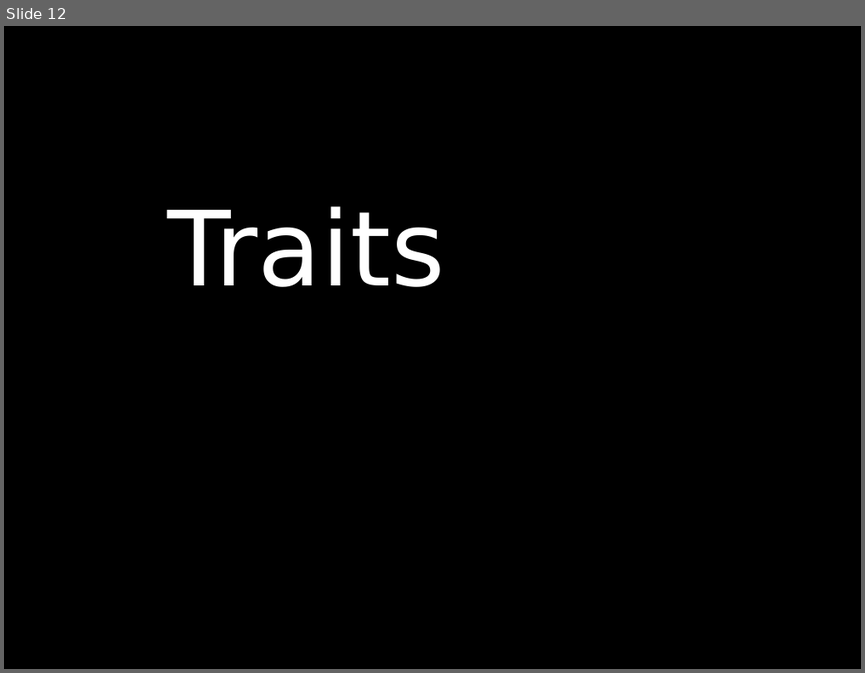
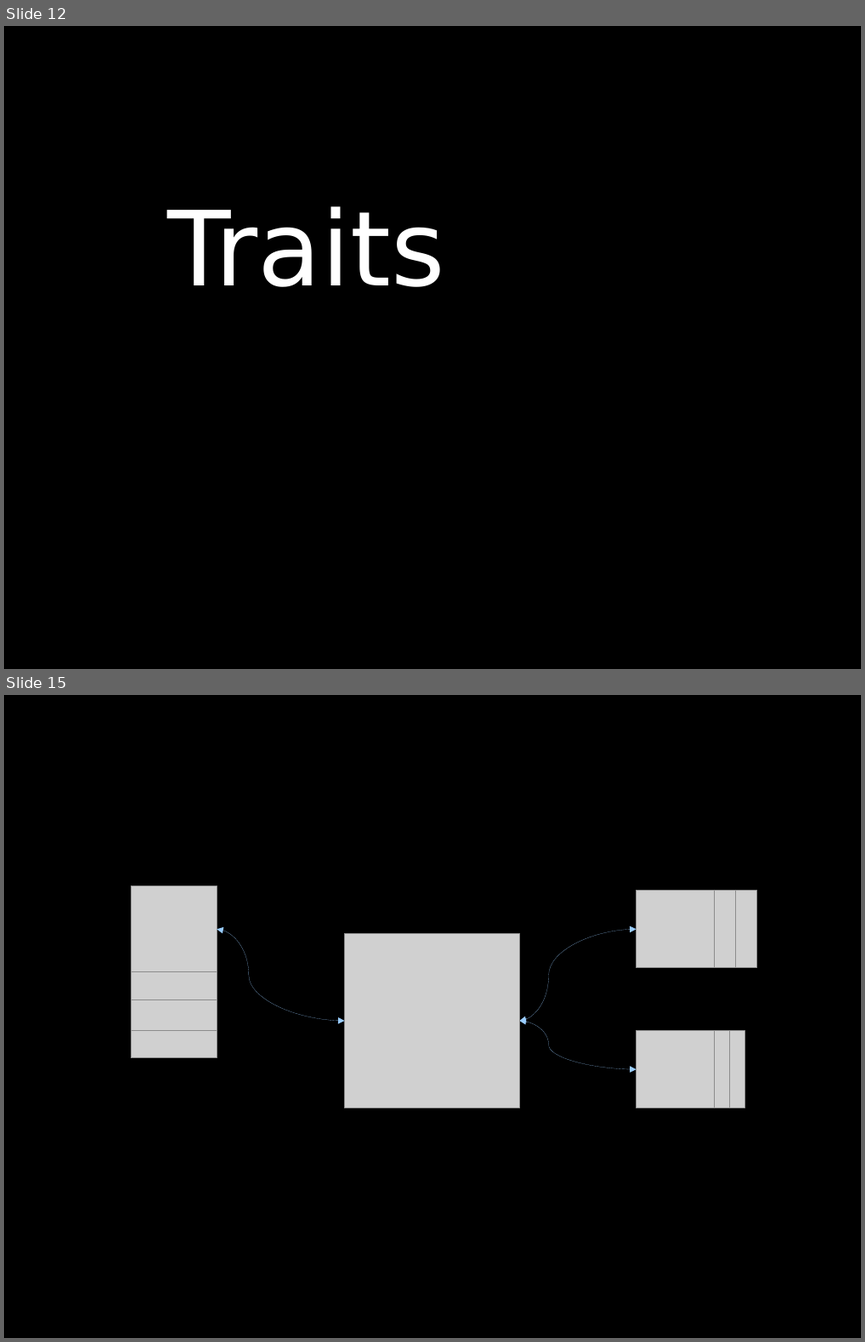
Before and after one commit to rawyler/taxactors, a slide deck: doc/presentation/scala_session.odp. Shown one above the other, each under a label of ours: slide 12 before the commit, slides 12 and 15 after it; the slides between them are not shown. The pictures are 865x673 and 865x1342 pixels, drawn with LibreOffice and Linux fonts; fonts in the diff are those of the drawing; grey boxes stand for pictures. Boxes give left, top, right and bottom in pixels: in the first picture for what was removed or moved away, otherwise in the second. Text is boxed around its words. In the diff, an @@ line names an element or a change of style, - is before the commit and + after.

```diff
--- a/doc/presentation/scala_session.odp
+++ b/doc/presentation/scala_session.odp
@@ slide 15 added at [4,695,861,1338], background #000000 @@
@@ picture added at [131,886,217,973] @@
@@ picture added at [636,891,714,968] @@
@@ picture added at [658,891,736,968] @@
@@ picture added at [679,891,756,968] @@
@@ picture added at [131,913,217,1000] @@
@@ picture added at [131,945,217,1031] @@
@@ curved double arrow added from (217, 929) to (345, 1021), #99CCFF 0 pt @@
@@ picture added at [345,933,519,1108] @@
@@ curved double arrow added from (519, 1021) to (636, 929), #99CCFF 0 pt @@
@@ picture added at [131,972,217,1058] @@
@@ curved double arrow added from (519, 1021) to (636, 1070), #99CCFF 0 pt @@
@@ picture added at [636,1030,714,1108] @@
@@ picture added at [652,1030,729,1108] @@
@@ picture added at [666,1030,744,1108] @@
```
Also in this commit, not shown: 3 slides changed, 4 other slides added, 2 slides removed.
